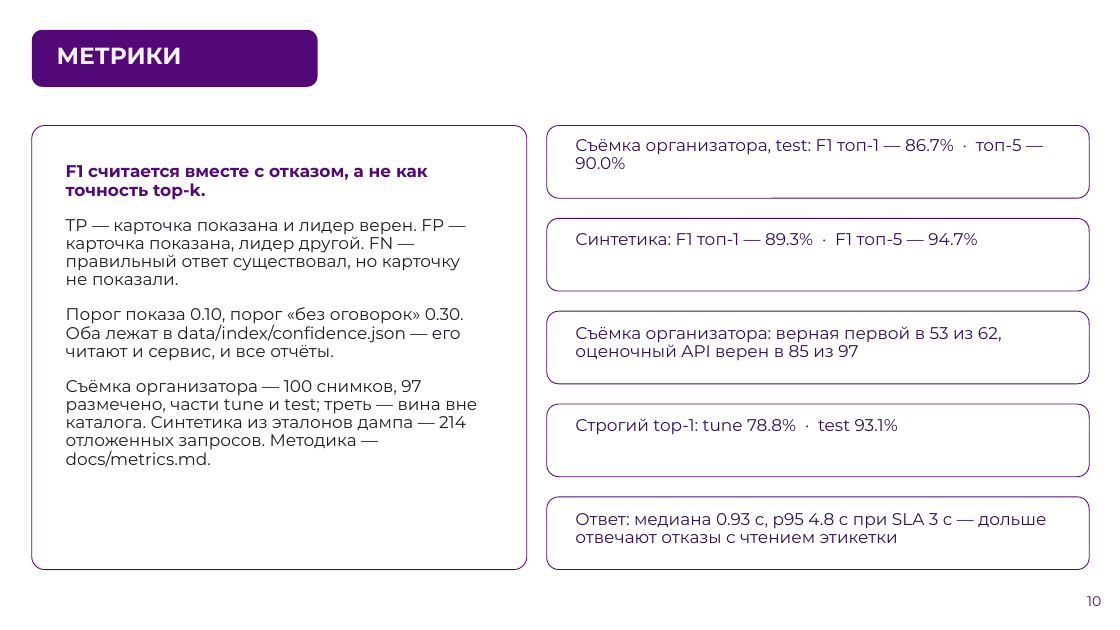
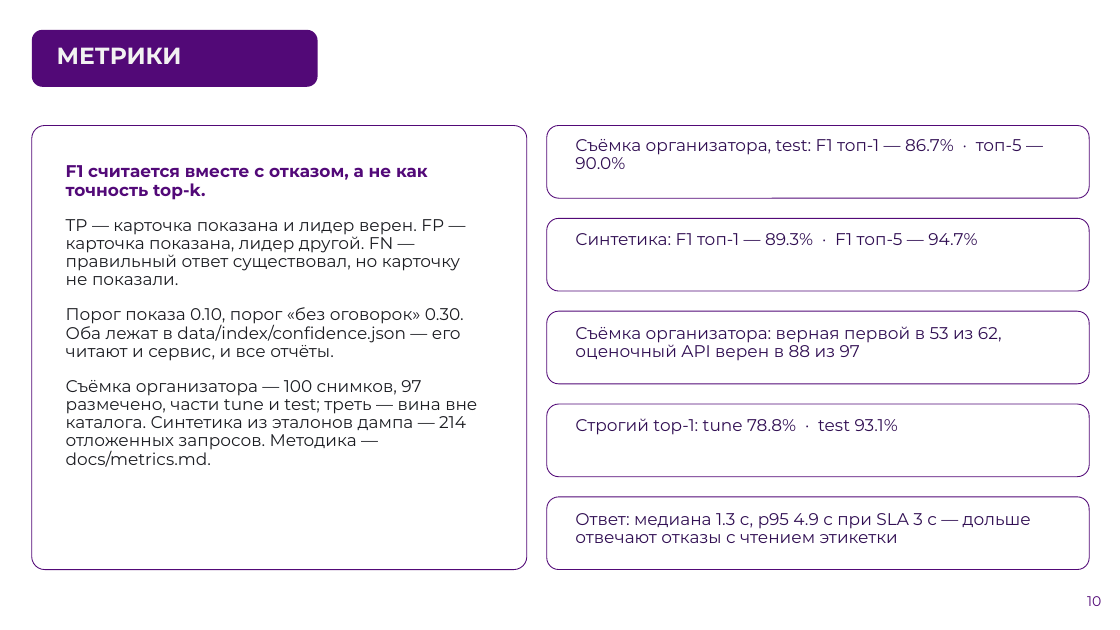
Before and after one commit to AlexGvr/rus_vines, a slide deck: slide 10 of ЛЦТ2026 Сканер российских вин.pptx. Drawn at 1120x630 pixels with LibreOffice and Linux fonts; fonts in the diff are those of the drawing; background and template pictures are left out. Boxes give left, top, right and bottom in pixels: in the first picture for what was removed or moved away, otherwise in the second. Text is boxed around its words. In the diff, an @@ line names an element or a change of style, - is before the commit and + after.

```diff
--- a/ЛЦТ2026 Сканер российских вин.pptx
+++ b/ЛЦТ2026 Сканер российских вин.pptx
@@ text at box(575, 326, 1002, 361): text changed @@
-Съёмка организатора: верная первой в 53 из 62, оценочный API верен в 85 из 97
+Съёмка организатора: верная первой в 53 из 62, оценочный API верен в 88 из 97
@@ text at box(575, 513, 1031, 543): text changed @@
-Ответ: медиана 0.93 с, p95 4.8 с при SLA 3 с — дольше отвечают отказы с чтением этикетки
+Ответ: медиана 1.3 с, p95 4.9 с при SLA 3 с — дольше отвечают отказы с чтением этикетки
```
Also in this commit, not shown: 5 other slides changed, 1 other file.
